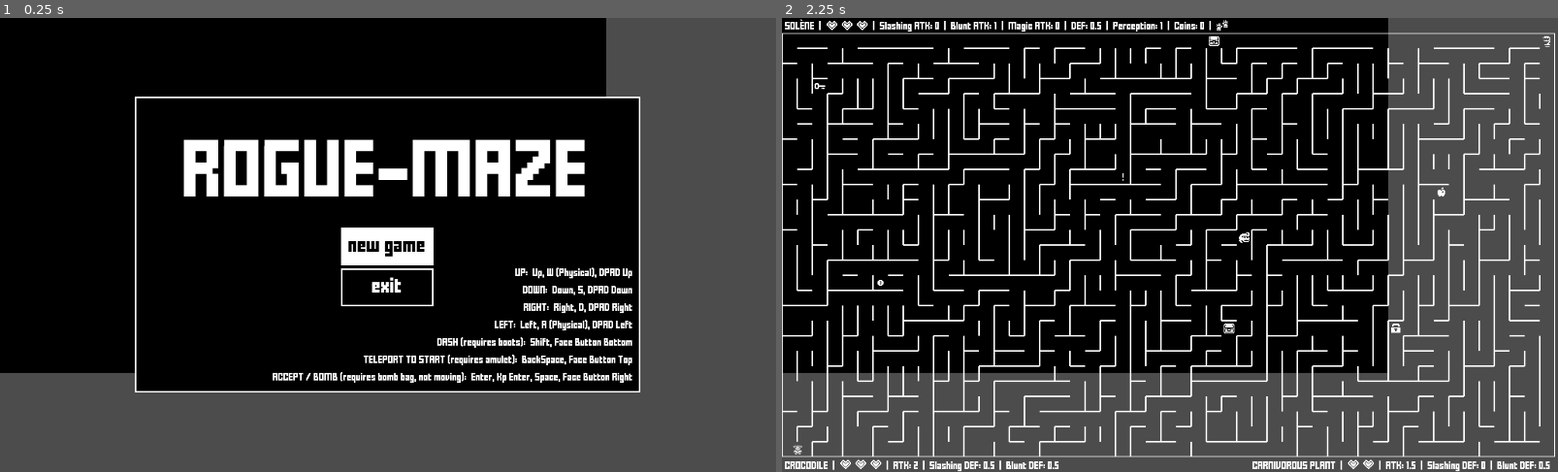
Above: before the commit, frames 1-2 (left to right).
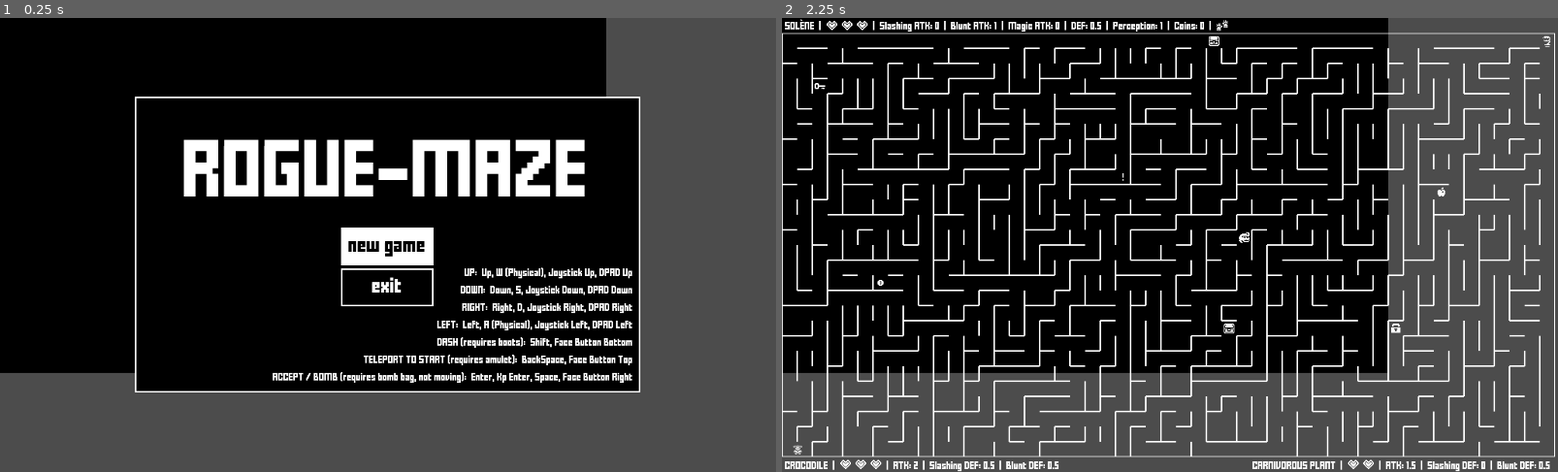
Above: after the commit, the same moments.

Repository: jGonzalezFernandez/rogue-maze
Game: Godot game, scene res://main/main.tscn
Same seed, same stepped clock (60 frames per second), same inputs: the game is played once before the commit and once after it.
Inputs (mouse positions are in pixels of both pictures, inside the frame that each line leads up to):
- Up to frame 1 (0.25 s): no input
- Up to frame 2 (2.25 s): click "new game" at 0.5 s; click "new game" at 1.25 s; tap Enter (bomb) at 2 s; move the mouse to (1340, 222) at 2.02 s; hold Right (ui_right) from 2.03 s (still down); hold Enter (bomb) from 2.03 s (still down); click (1340, 222) at 2.17 s

The runs differ from the first frame. In frame 1, 0.8% of the frame differs, in the area x 56-77%, y 54-69%; in frame 2, nothing differs.

Commit message:
get_keybinds improvements

Diff:
--- a/gui_elements/popup/menu_popup.gd
+++ b/gui_elements/popup/menu_popup.gd
@@ -73,13 +73,34 @@
 func on_continue_button_pressed() -> void:
 	 hide_and_reset_buttons()
 
+func input_event_to_string(input_event: InputEvent) -> String:
+	if input_event is InputEventJoypadButton:
+		return Input.get_joy_button_string(input_event.button_index)
+	elif input_event is InputEventJoypadMotion:
+		return joy_motion_to_string(input_event.axis, input_event.axis_value)
+	else:
+		return input_event.as_text()
+
+func joy_motion_to_string(axis: int, value: float) -> String:
+	match axis:
+		JOY_AXIS_0:
+			if value > 0:
+				return "Joystick Right"
+			else:
+				return "Joystick Left"
+		JOY_AXIS_1:
+			if value > 0:
+				return "Joystick Down"
+			else:
+				return "Joystick Up"
+		_:
+			return "Unsupported Axis" # In this game we'll only use the left stick
+
 func get_keybinds(input_event_action_name: String) -> String:
+	var input_events = InputMap.get_action_list(input_event_action_name)
 	var keybinds = []
-	for input_event in InputMap.get_action_list(input_event_action_name):
-		if input_event is InputEventKey:
-			keybinds.append(input_event.as_text())
-		elif input_event is InputEventJoypadButton:
-			keybinds.append(Input.get_joy_button_string(input_event.button_index))
+	for ev in input_events:
+		keybinds.append(input_event_to_string(ev))
 	return PoolStringArray(keybinds).join(", ")
 
 func add_keybind(keybind_desc: String, input_event_action_name: String) -> void:
